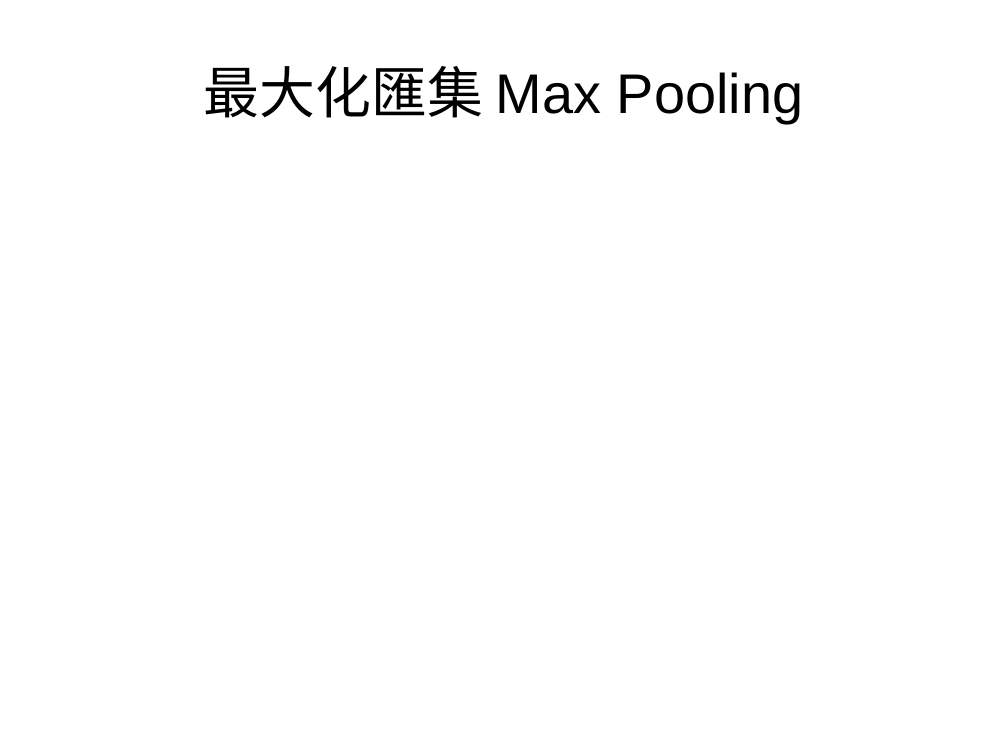
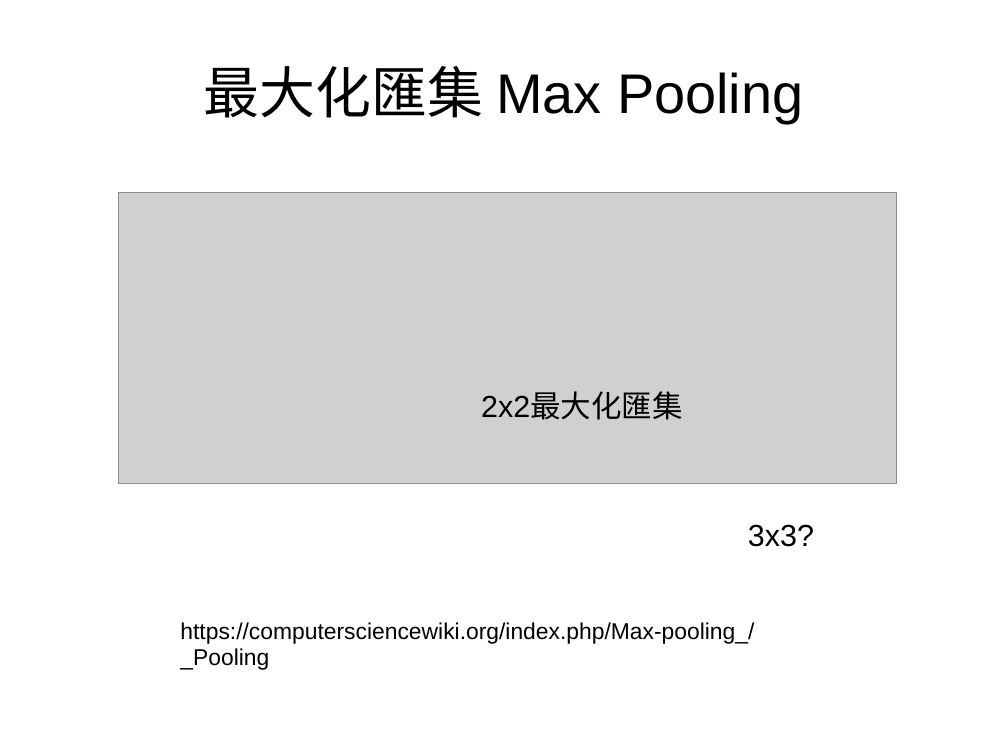
Before and after one commit to kienchen/tungli_ai, a slide deck: slide 5 of AI/深度學習的理論練習.ppt. Drawn at 1008x756 pixels with LibreOffice and Linux fonts; fonts in the diff are those of the drawing; grey boxes stand for pictures. Boxes give left, top, right and bottom in pixels: in the first picture for what was removed or moved away, otherwise in the second. Text is boxed around its words. In the diff, an @@ line names an element or a change of style, - is before the commit and + after.

```diff
--- a/AI/深度學習的理論練習.ppt
+++ b/AI/深度學習的理論練習.ppt
@@ picture added at box(118, 192, 896, 484) @@
@@ text added at box(481, 393, 683, 420), 24 pt, text #000000 @@
+2x2最大化匯集
@@ text added at box(748, 524, 814, 547), 24 pt, text #000000 @@
+3x3?
@@ text added at box(180, 622, 754, 670), 18 pt, text #000000 @@
+https://computersciencewiki.org/index.php/Max-pooling_/_Pooling
```
Also in this commit, not shown: 4 other slides changed.
